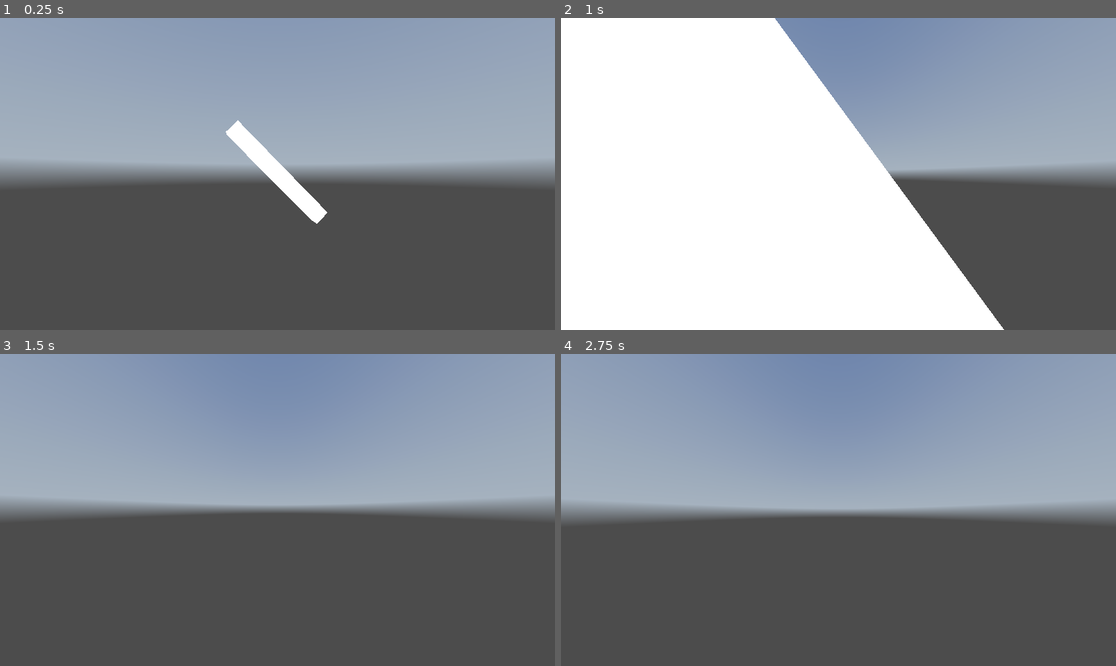
Above: before the commit, frames 1-4 (two rows, left to right).
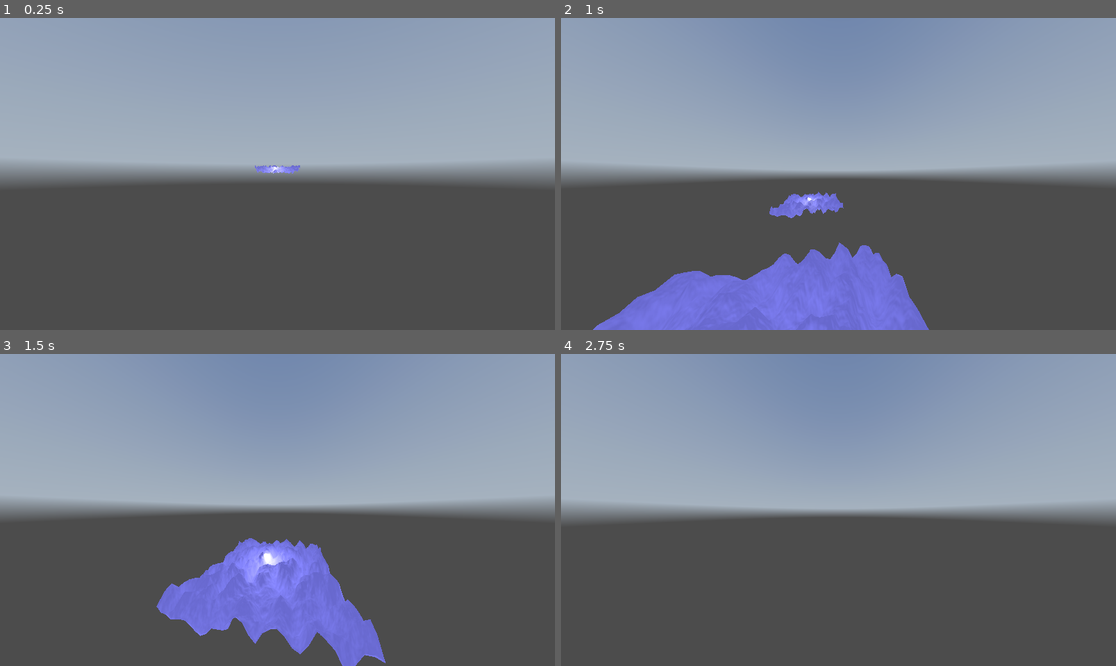
Above: after the commit, the same moments.

Repository: alvaro23LP/visualizador-volumenes
Game: Godot game, scene res://main.tscn
The game is run twice, just before and just after one commit, with the same random seed, the same clock (stepped at 60 frames per second) and the same inputs. A sky picture missing from this copy of the repository is replaced by a grey-blue gradient.
Inputs (mouse positions are in pixels of both pictures, inside the frame that each line leads up to):
- Up to frame 1 (0.25 s): no input
- Up to frame 2 (1 s): tap Enter at 0.5 s; move the mouse to (866, 174) at 0.52 s; hold W (move_forward) from 0.53 s (still down); tap Space (ui_select) at 0.77 s
- Up to frame 3 (1.5 s): keep holding W (move_forward); move the mouse to (249, 510) at 1.27 s
- Up to frame 4 (2.75 s): keep holding W (move_forward); tap Space (ui_select) at 1.52, 2 s; move the mouse to (849, 503) at 2.02 s

The runs differ from the first frame. In frame 1, 1.4% of the frame differs, in the area x 40-59%, y 32-66%; in frame 2, 59%, in the area x 0-80%, y 0-100%; in frame 3, 8.9%; in frame 4, nothing differs.

Commit message:
Primer shader implementado (vertex)

Diff:
--- a/first_person.gd
+++ b/first_person.gd
@@ -1,12 +1,13 @@
 extends CharacterBody3D
 
-@export var speed := 5.0
+@export var speed := 4.0
 @export var mouse_sensitivity := 0.003
 
 var rotation_x := 0.0
 
 func _ready():
 	Input.set_mouse_mode(Input.MOUSE_MODE_CAPTURED)
+	$Camera3D.position.y = 1.0
 
 func _input(event):
 	if event is InputEventMouseMotion:
@@ -26,6 +27,7 @@
 		direction -= transform.basis.x
 	if Input.is_action_pressed("move_right"):
 		direction += transform.basis.x
+	# añadir subir y bajar
 
 	direction = direction.normalized()
 	velocity = direction * speed
--- a/main.tscn
+++ b/main.tscn
@@ -1,9 +1,10 @@
-[gd_scene load_steps=11 format=3 uid="uid://rw8yh8i2xcl2"]
+[gd_scene load_steps=16 format=3 uid="uid://rw8yh8i2xcl2"]
 
 [ext_resource type="Script" path="res://main.gd" id="1_k14sq"]
 [ext_resource type="Script" path="res://orbital_camera.gd" id="2_4j55b"]
 [ext_resource type="Texture2D" uid="uid://cygi8smdo04yi" path="res://wide_street_01_8k.hdr" id="2_6nxq5"]
 [ext_resource type="Script" path="res://first_person.gd" id="3_y7tog"]
+[ext_resource type="Shader" path="res://shader1.gdshader" id="5_ns2tm"]
 
 [sub_resource type="PanoramaSkyMaterial" id="PanoramaSkyMaterial_bbb1s"]
 panorama = ExtResource("2_6nxq5")
@@ -19,9 +20,29 @@
 
 [sub_resource type="BoxShape3D" id="BoxShape3D_nkp7i"]
 
-[sub_resource type="BoxMesh" id="BoxMesh_3xkss"]
+[sub_resource type="FastNoiseLite" id="FastNoiseLite_8u7fn"]
 
-[sub_resource type="StandardMaterial3D" id="StandardMaterial3D_pe8dv"]
+[sub_resource type="NoiseTexture2D" id="NoiseTexture2D_ahyet"]
+noise = SubResource("FastNoiseLite_8u7fn")
+
+[sub_resource type="FastNoiseLite" id="FastNoiseLite_36lvr"]
+
+[sub_resource type="NoiseTexture2D" id="NoiseTexture2D_gh3sw"]
+as_normal_map = true
+noise = SubResource("FastNoiseLite_36lvr")
+
+[sub_resource type="ShaderMaterial" id="ShaderMaterial_76dtt"]
+render_priority = 0
+shader = ExtResource("5_ns2tm")
+shader_parameter/height_scale = 0.5
+shader_parameter/albedo_color = Color(0.4, 0.4, 0.8, 1)
+shader_parameter/noise = SubResource("NoiseTexture2D_ahyet")
+shader_parameter/normalmap = SubResource("NoiseTexture2D_gh3sw")
+
+[sub_resource type="PlaneMesh" id="PlaneMesh_bhi5j"]
+material = SubResource("ShaderMaterial_76dtt")
+subdivide_width = 32
+subdivide_depth = 32
 
 [node name="Node3D" type="Node3D"]
 script = ExtResource("1_k14sq")
@@ -35,6 +56,7 @@
 [node name="Camera3D" type="Camera3D" parent="OrbitalCamera"]
 
 [node name="FirstPerson" type="CharacterBody3D" parent="."]
+transform = Transform3D(1, 0, 0, 0, 1, 0, 0, 0, 1, 0, 0.273078, 1.95373)
 script = ExtResource("3_y7tog")
 
 [node name="Camera3D" type="Camera3D" parent="FirstPerson"]
@@ -44,7 +66,14 @@
 shape = SubResource("BoxShape3D_nkp7i")
 
 [node name="MeshInstance3D" type="MeshInstance3D" parent="."]
-transform = Transform3D(0.696364, -5.57091, 0.173648, 0.707107, 5.65685, 0, -0.122788, 0.982302, 0.984808, 0, 0, -3)
-mesh = SubResource("BoxMesh_3xkss")
-skeleton = NodePath("../WorldEnvironment")
-surface_material_override/0 = SubResource("StandardMaterial3D_pe8dv")
+mesh = SubResource("PlaneMesh_bhi5j")
+
+[node name="OmniLight3D" type="OmniLight3D" parent="."]
+transform = Transform3D(1, 0, 0, 0, 1, 0, 0, 0, 1, -0.0978723, 0.378093, 0.308712)
+
+[node name="MeshInstance3D2" type="MeshInstance3D" parent="."]
+transform = Transform3D(1, 0, 0, 0, 1, 0, 0, 0, 1, 0, 0, -3.47676)
+mesh = SubResource("PlaneMesh_bhi5j")
+
+[node name="OmniLight3D2" type="OmniLight3D" parent="."]
+transform = Transform3D(1, 0, 0, 0, 1, 0, 0, 0, 1, -0.0978723, 0.378093, -3.53536)
--- /dev/null
+++ b/shader1.gdshader
@@ -0,0 +1,19 @@
+shader_type spatial;
+
+uniform float height_scale = 0.5;
+uniform sampler2D noise;
+uniform sampler2D normalmap;
+uniform vec3 albedo_color : source_color = vec3(0.4, 0.4, 0.8); // Color
+
+varying vec2 tex_position;
+
+void vertex() {
+ 	tex_position = VERTEX.xz / 2.0 + 0.5;
+ 	float height = texture(noise, tex_position).x;
+ 	VERTEX.y += height * height_scale;
+}
+
+void fragment() {
+	NORMAL_MAP = texture(normalmap, tex_position).xyz;
+	ALBEDO = albedo_color;
+}
